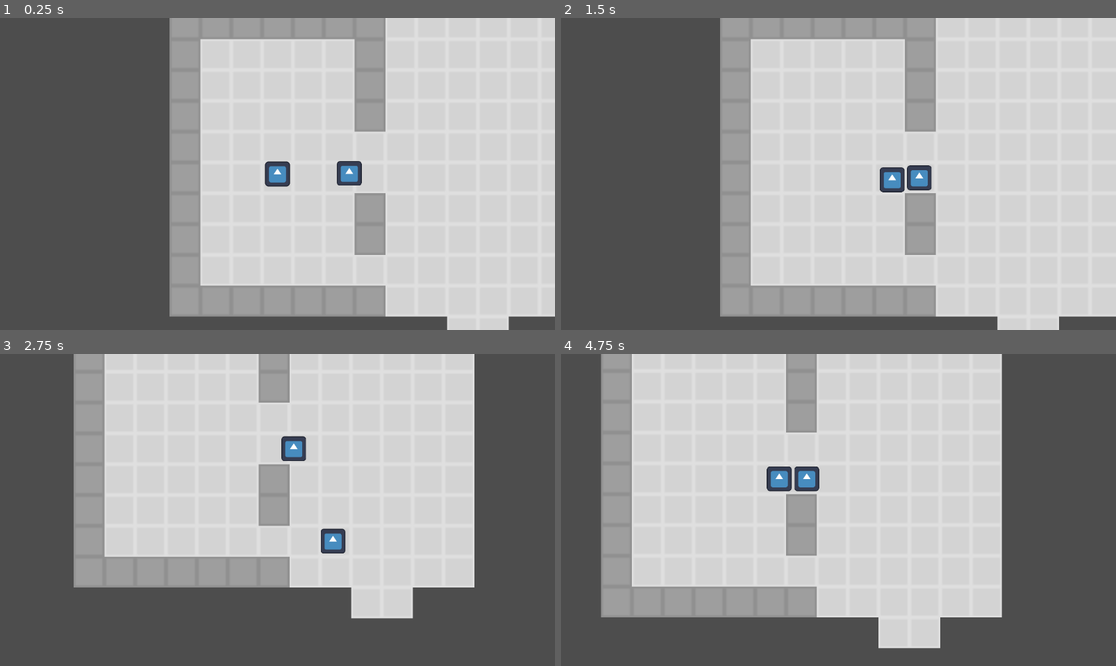
Above: before the commit, frames 1-4 (two rows, left to right).
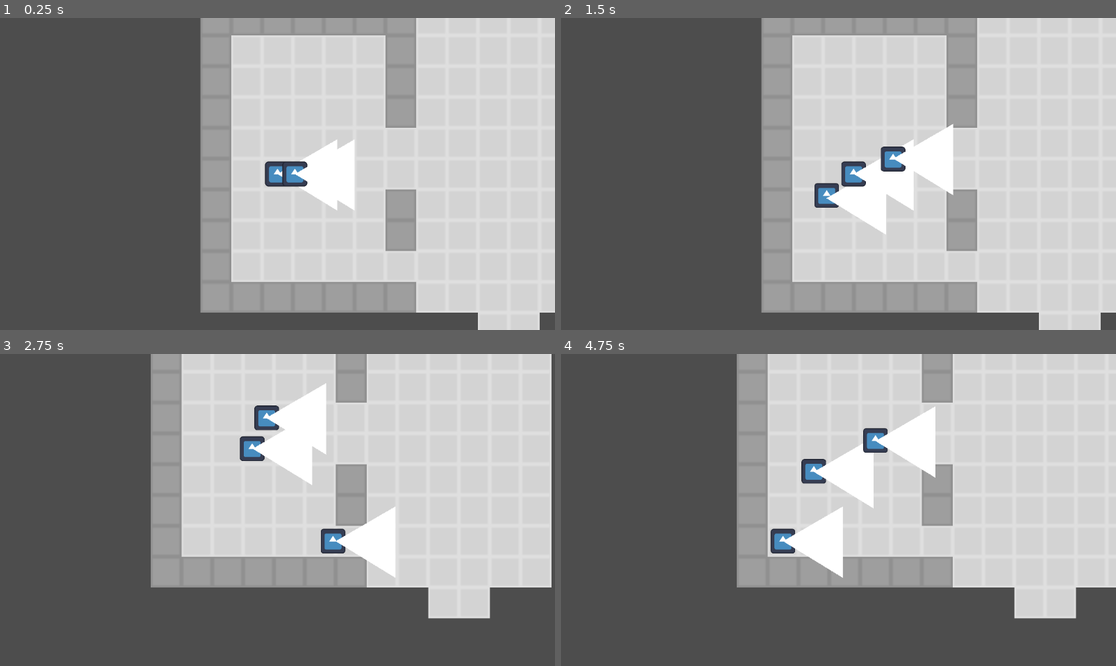
Above: after the commit, the same moments.

Repository: johannagroven/dontratmeout
Game: Godot game, scene res://main.tscn
The game is run twice, just before and just after one commit, with the same random seed, the same clock (stepped at 60 frames per second) and the same inputs. The engine's default icon, where the game draws it, is replaced by a stand-in: a white triangle on a blue panel in a dark square.
Inputs:
- Up to frame 1 (0.25 s): no input
- Up to frame 2 (1.5 s): hold Right (ui_right) 0.53-1.28 s; hold Down (ui_down) from 1.28 s (still down)
- Up to frame 3 (2.75 s): release Down (ui_down) at 2.03 s; hold Right (ui_right) from 2.03 s (still down)
- Up to frame 4 (4.75 s): release Right (ui_right) at 2.78 s; hold Up (ui_up) 2.78-3.53 s; hold Left (ui_left) from 3.53 s (still down)

The runs differ from the first frame. In frame 1, 20% of the frame differs, in the area x 30-100%, y 0-100%; in frame 2, 24%; in frame 3, 36%; in frame 4, 59%, in the area x 7-100%, y 0-95%.

Commit message:
give characters vision polygons to test intersection

Diff:
--- a/character.tscn
+++ b/character.tscn
@@ -7,6 +7,7 @@
 size = Vector2(14, 14)
 
 [node name="character" type="CharacterBody2D"]
+position = Vector2(0, -1)
 motion_mode = 1
 script = ExtResource("1_5sc8v")
 tiles_per_second = 10.0
@@ -25,3 +26,6 @@
 
 [node name="shape" type="CollisionShape2D" parent="."]
 shape = SubResource("RectangleShape2D_ujape")
+
+[node name="Polygon2D" type="Polygon2D" parent="."]
+polygon = PackedVector2Array(0, 0, 31, -18, 31, 19)
--- a/main.tscn
+++ b/main.tscn
@@ -26,12 +26,20 @@
 layer_0/tile_data = PackedInt32Array(0, 0, 0, 65536, 0, 0, 131072, 0, 0, 196608, 0, 0, 262144, 0, 0, 327680, 0, 0, 3932 …(2128 unchanged characters)…
 
 [node name="character" parent="." node_paths=PackedStringArray("tile_map") instance=ExtResource("2_3m31f")]
-position = Vector2(56, 86)
+position = Vector2(40, 88)
 tile_map = NodePath("../tile_map")
 tiles_per_second = 5.0
 
 [node name="mob" parent="." node_paths=PackedStringArray("tile_map") instance=ExtResource("2_3m31f")]
-position = Vector2(90, 85)
+position = Vector2(88, 88)
 script = ExtResource("3_h2yge")
 tile_map = NodePath("../tile_map")
 tiles_per_second = 1.0
+
+[node name="visionMob" parent="." node_paths=PackedStringArray("tile_map") instance=ExtResource("2_3m31f")]
+position = Vector2(88, 88)
+script = ExtResource("3_h2yge")
+tile_map = NodePath("../tile_map")
+tiles_per_second = 1.0
+
+[node name="Timer" type="Timer" parent="."]
